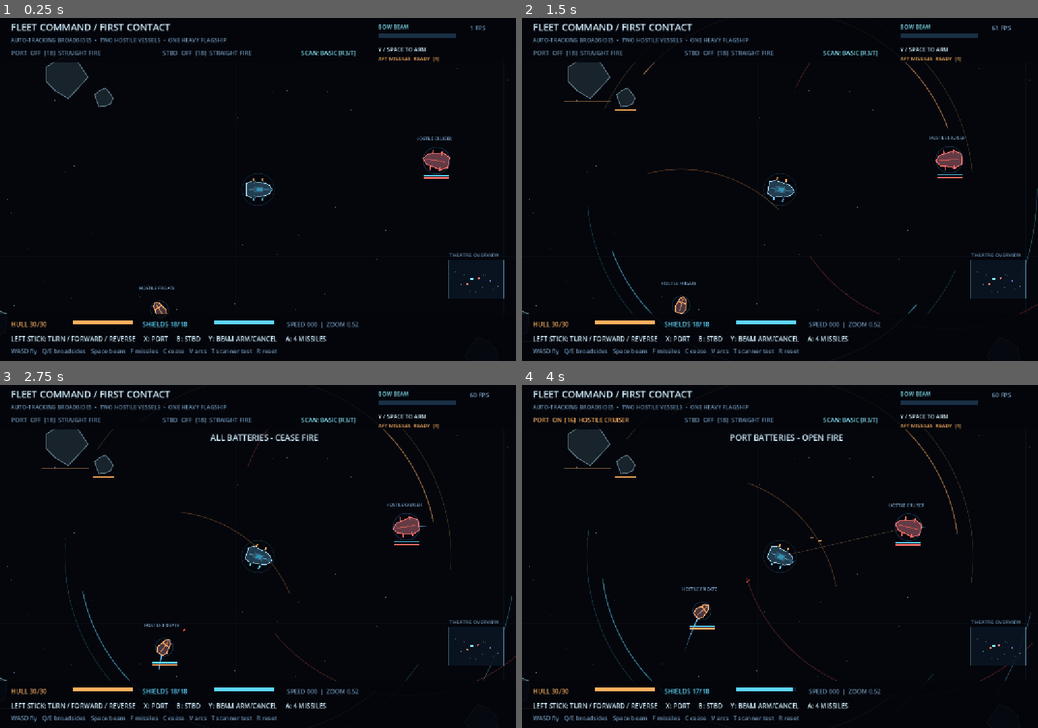
Above: before the commit, frames 1-4 (two rows, left to right).
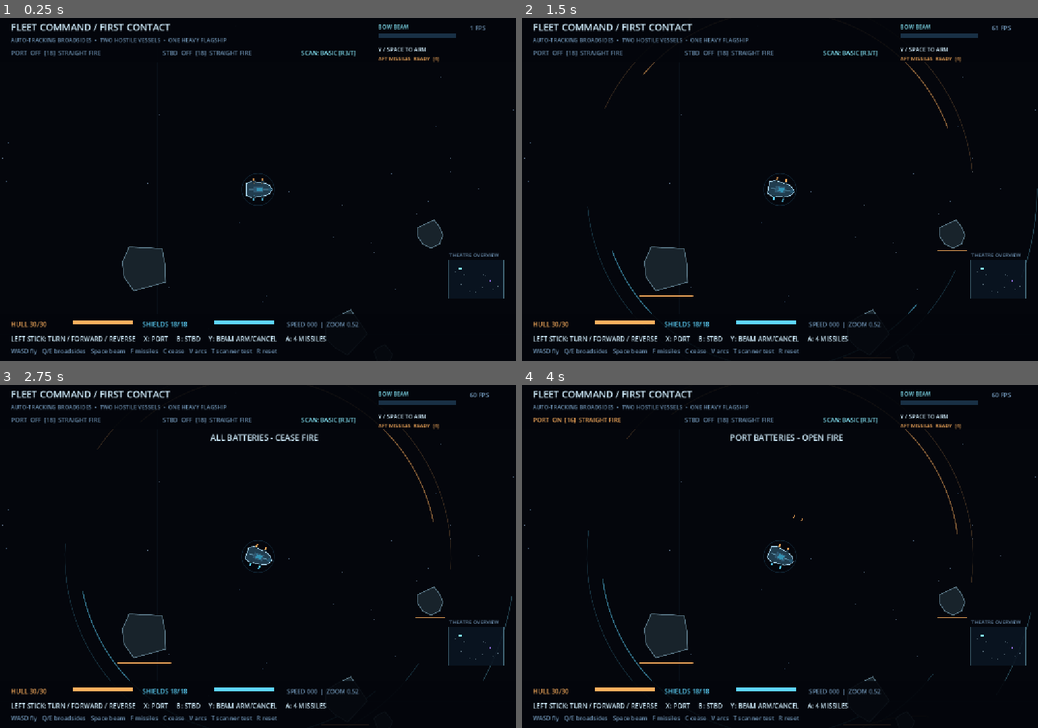
Above: after the commit, the same moments.

Repository: Jonty303/Project-OmegaWar
Game: Godot game, scene res://scenes/fleet_test.tscn
The game is run twice, just before and just after one commit, with the same random seed, the same clock (stepped at 60 frames per second) and the same inputs.
Inputs (mouse positions are in pixels of both pictures, inside the frame that each line leads up to):
- Up to frame 1 (0.25 s): no input
- Up to frame 2 (1.5 s): tap Enter (ui_accept) at 0.5, 0.77 s; move the mouse to (893, 172) at 0.52 s; hold D (fc_turn_right) 0.53-1.25 s; tap V (fc_arcs) at 0.6 s; click (893, 172) at 0.67 s; drag from (676, 206) to (754, 258) at 1.27 s
- Up to frame 3 (2.75 s): move the mouse to (309, 481) at 2.02 s; hold D (fc_turn_right) from 2.03 s (still down); tap C (fc_cease) at 2.1 s
- Up to frame 4 (4 s): release D (fc_turn_right) at 2.75 s; drag from (754, 625) to (625, 505) at 2.77 s; move the mouse to (934, 607) at 3.52 s; hold A (fc_turn_left) from 3.53 s (still down); tap Q (fc_port) at 3.6 s; tap Enter (ui_accept) at 3.77 s

The runs differ from the first frame. In frame 1, 2.5% of the frame differs, in the area x 0-100%, y 12-87%; in frame 2, 2.7%; in frame 3, 2.7%; in frame 4, 3.0%, in the area x 0-100%, y 9-91%.

Commit message:
fix: move flagship to isolated test spawn, interlock beam steering, and attribute all player damage sources

Diff:
--- a/scripts/fleet_test.gd
+++ b/scripts/fleet_test.gd
@@ -8,6 +8,8 @@
 const FIELD := Rect2(0.0, 0.0, 6000.0, 4200.0)
 const VIEW_SIZE := Vector2(1200.0, 800.0)
 const INITIAL_ZOOM := 0.52
+# Spacious combat test start, well clear of enemy weapons and asteroid fields.
+const PLAYER_TEST_SPAWN := Vector2(1250.0, 950.0)
 const GRAVITY_CENTER := Vector2(4490.0, 2310.0)
 const GRAVITY_RADIUS := 520.0
 const THRUST := 54.0
@@ -65,8 +67,8 @@
 const STARBOARD_COLOR := Color(0.37, 0.84, 1.0)
 const BEAM_COLOR := Color(0.54, 0.93, 1.0)
 
-var ship_pos := Vector2(2500.0, 2100.0)
-var camera_pos := Vector2(2500.0, 2100.0)
+var ship_pos := PLAYER_TEST_SPAWN
+var camera_pos := PLAYER_TEST_SPAWN
 var camera_offset := Vector2.ZERO
 var view_zoom := INITIAL_ZOOM
 var ship_angle := PI / 2.0
@@ -109,6 +111,10 @@
 var player_shields := PLAYER_MAX_SHIELDS
 var player_shield_delay := 0.0
 var player_shield_flash := 0.0
+var last_player_hit_cause := ""
+var last_player_hit_amount := 0.0
+var last_player_hit_shields := false
+var last_player_hit_timer := 0.0
 var encounter_finished := false
 var player_destroyed := false
 var show_arcs := false
@@ -343,7 +349,7 @@
         if not removed and not player_destroyed:
             var closest := Geometry2D.get_closest_point_to_segment(ship_pos, previous, next)
             if closest.distance_squared_to(ship_pos) <= pow(SHIP_RADIUS + float(piece["radius"]), 2.0):
-                damage_player_hull_direct(float(piece["damage"]), closest)
+                damage_player_hull_direct(float(piece["damage"]), closest, "ASTEROID FRAGMENT")
                 removed = true
         if not removed:
             for j in range(targets.size()):
@@ -420,7 +426,7 @@
     ]
 
 func reset_test() -> void:
-    ship_pos = Vector2(2500.0, 2100.0)
+    ship_pos = PLAYER_TEST_SPAWN
     camera_pos = ship_pos
     view_zoom = INITIAL_ZOOM
     ship_angle = PI / 2.0
@@ -453,6 +459,10 @@
     player_hull = PLAYER_MAX_HULL
     player_shields = PLAYER_MAX_SHIELDS
     player_shield_delay = 0.0
+    last_player_hit_cause = ""
+    last_player_hit_amount = 0.0
+    last_player_hit_shields = false
+    last_player_hit_timer = 0.0
     port_order = false
     starboard_order = false
     port_target = -1
@@ -488,6 +498,7 @@
     starboard_flash = maxf(0.0, starboard_flash - delta)
 
     sound_message_timer = maxf(0.0, sound_message_timer - delta)
+    last_player_hit_timer = maxf(0.0, last_player_hit_timer - delta)
     port_ammo = minf(AMMO_CAPACITY, port_ammo + AMMO_RECHARGE * delta)
     starboard_ammo = minf(AMMO_CAPACITY, starboard_ammo + AMMO_RECHARGE * delta)
     if Input.is_action_just_pressed("fc_cease"):
@@ -564,6 +575,15 @@
     queue_redraw()
 
 func update_ship(delta: float) -> void:
+    # A spinal discharge locks the flagship's firing heading. The beam's
+    # geometric path is fixed at ignition, so allowing an immediate turn
+    # would make the ship appear to swing into its own ray.
+    if beam_path.size() > 1:
+        angular_velocity = 0.0
+        velocity = Vector2.ZERO
+        thrusting = false
+        braking = false
+        return
     var turn_input := Input.get_axis("fc_turn_left", "fc_turn_right")
     var progress := charge / CHARGE_SECONDS
     var desired_turn := turn_input * TURN_SPEED * (1.0 - 0.47 * progress)
@@ -623,11 +643,18 @@
             if impact_speed > ASTEROID_SAFE_IMPACT:
                 # Kinetic impact bypasses shields entirely.
                 var harm := clampf((impact_speed - ASTEROID_SAFE_IMPACT) * 0.115, 0.5, 10.0)
-                damage_player_hull_direct(harm, ship_pos - outward * 33.0)
-
-func damage_player_hull_direct(amount: float, at: Vector2) -> void:
+                damage_player_hull_direct(harm, ship_pos - outward * 33.0, "ASTEROID COLLISION")
+
+func record_player_hit(cause: String, amount: float, shield_only: bool) -> void:
+    last_player_hit_cause = cause
+    last_player_hit_amount = amount
+    last_player_hit_shields = shield_only
+    last_player_hit_timer = 4.0
+
+func damage_player_hull_direct(amount: float, at: Vector2, cause: String = "KINETIC IMPACT") -> void:
     if player_destroyed:
         return
+    record_player_hit(cause, amount, false)
     player_hull = maxf(0.0, player_hull - amount)
     impacts.append({"pos": at, "life": 0.32, "color": PORT_COLOR})
     spawn_hull_debris(at, ship_pos, velocity, amount)
@@ -1135,11 +1162,11 @@
     if hostile:
         if not player_destroyed:
             if direct_hit:
-                damage_player(MISSILE_DIRECT_DAMAGE, pos)
+                damage_player(MISSILE_DIRECT_DAMAGE, pos, "HOSTILE MISSILE")
             else:
                 var distance := pos.distance_to(ship_pos)
                 if distance < MISSILE_BURST_RADIUS:
-                    damage_player(MISSILE_BURST_DAMAGE * (1.0 - 0.55 * distance / MISSILE_BURST_RADIUS), pos)
+                    damage_player(MISSILE_BURST_DAMAGE * (1.0 - 0.55 * distance / MISSILE_BURST_RADIUS), pos, "MISSILE BLAST")
     elif direct_hit and direct_target >= 0 and not bool(targets[direct_target]["destroyed"]):
         damage_target(direct_target, MISSILE_DIRECT_DAMAGE, pos)
     else:
@@ -1198,7 +1225,7 @@
             enemy["shields"] = minf(float(enemy["max_shields"]), float(enemy["shields"]) + SHIELD_REGEN_RATE * delta)
         enemy["flash"] = maxf(0.0, float(enemy["flash"]) - delta)
 
-func damage_player(amount: float, at: Vector2) -> void:
+func damage_player(amount: float, at: Vector2, cause: String = "HOSTILE FIRE") -> void:
     if player_destroyed:
         return
     player_shield_delay = SHIELD_REGEN_DELAY
@@ -1207,6 +1234,7 @@
     if absorbed > 0.0:
         player_shield_flash = 0.22
     var hull_damage := maxf(0.0, amount - absorbed)
+    record_player_hit(cause, amount, hull_damage <= 0.0)
     player_hull = maxf(0.0, player_hull - hull_damage)
     if hull_damage > 0.0:
         spawn_hull_debris(at, ship_pos, velocity, hull_damage)
@@ -1315,7 +1343,7 @@
                 if not player_destroyed:
                     var near_ship := Geometry2D.get_closest_point_to_segment(ship_pos, old, next)
                     if near_ship.distance_squared_to(ship_pos) <= SHIP_RADIUS * SHIP_RADIUS:
-                        damage_player(float(bullet["damage"]), near_ship)
+                        damage_player(float(bullet["damage"]), near_ship, "HOSTILE SHELL")
                         expired = true
             else:
                 for j in range(targets.size()):
@@ -1931,6 +1959,11 @@
     draw_string(font, Vector2(1093, 29), "%d FPS" % Engine.get_frames_per_second(), HORIZONTAL_ALIGNMENT_LEFT, -1, 14, MUTED)
     if sound_message_timer > 0.0:
         draw_string(font, Vector2(355, 130), sound_message, HORIZONTAL_ALIGNMENT_CENTER, 520, 19, WHITE)
+    if last_player_hit_timer > 0.0:
+        var hit_area := "SHIELDS" if last_player_hit_shields else "HULL"
+        draw_string(font, Vector2(670, 161), "HIT: %s  (%.1f TO %s)" % [
+            last_player_hit_cause, last_player_hit_amount, hit_area
+        ], HORIZONTAL_ALIGNMENT_LEFT, 500, 15, PORT_COLOR)
 
     draw_string(font, Vector2(25, 720), "HULL %02d/%02d" % [int(player_hull), int(PLAYER_MAX_HULL)],
         HORIZONTAL_ALIGNMENT_LEFT, -1, 15, PORT_COLOR)
@@ -1956,7 +1989,10 @@
         draw_rect(Rect2(280, 303, 640, 126), Color(0.39, 0.72, 0.87), false, 2.0)
         draw_string(font, Vector2(310, 359), "FLAGSHIP DESTROYED" if player_destroyed else "VICTORY - ENEMY FLEET DEFEATED",
             HORIZONTAL_ALIGNMENT_CENTER, 580, 25, WHITE)
-        draw_string(font, Vector2(310, 399), "PRESS R TO RESTART", HORIZONTAL_ALIGNMENT_CENTER, 580, 18, MUTED)
+        draw_string(font, Vector2(310, 393), "PRESS R TO RESTART", HORIZONTAL_ALIGNMENT_CENTER, 580, 18, MUTED)
+        if player_destroyed:
+            draw_string(font, Vector2(310, 417), "FINAL HIT: " + last_player_hit_cause,
+                HORIZONTAL_ALIGNMENT_CENTER, 580, 16, PORT_COLOR)
     draw_radar()
     draw_scanner_indicators()
 
